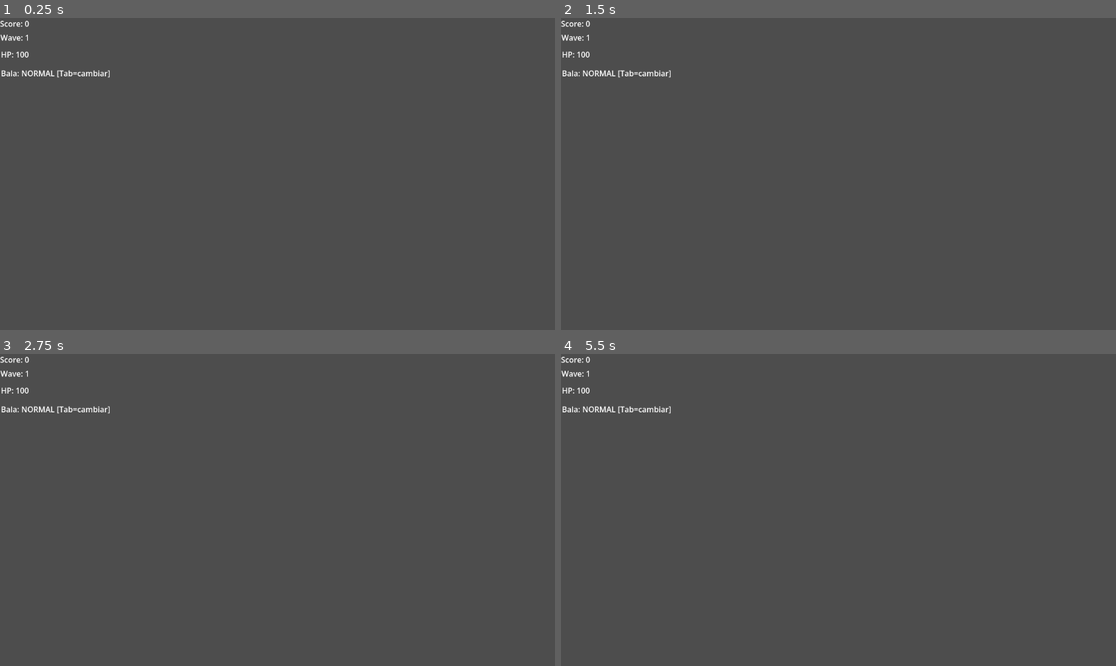
Above: before the commit, frames 1-4 (two rows, left to right).
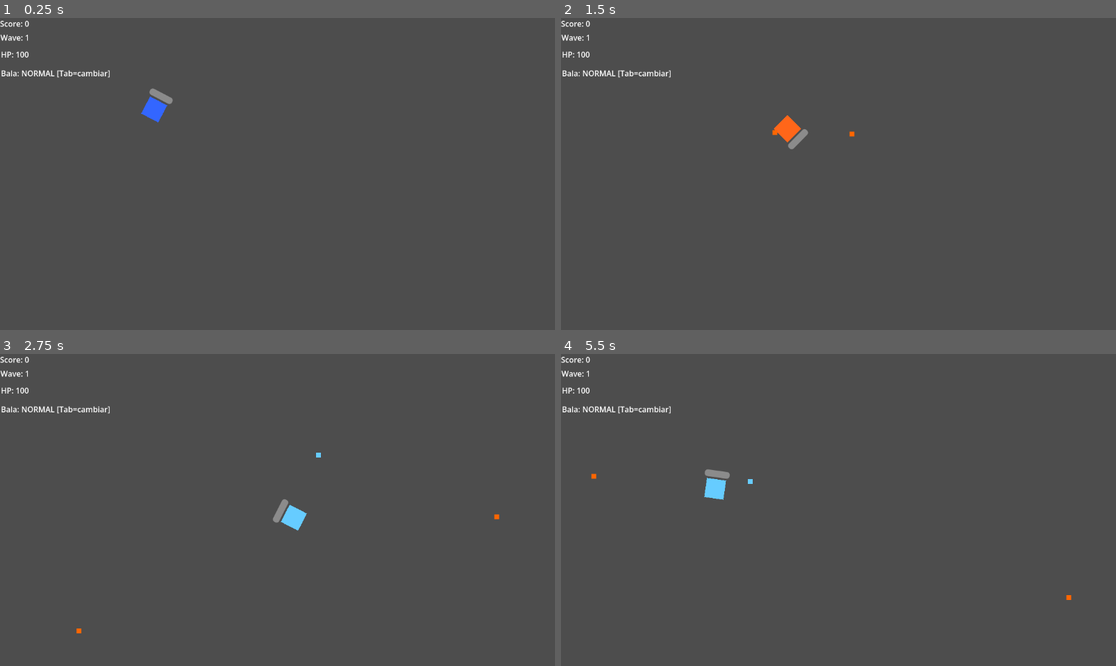
Above: after the commit, the same moments.

Repository: lvaldivia/topicos_videojuegos2026
Game: Godot game, scene res://scenes/Main.tscn
The game is run twice, just before and just after one commit, with the same random seed, the same clock (stepped at 60 frames per second) and the same inputs.
Inputs (mouse positions are in pixels of both pictures, inside the frame that each line leads up to):
- Up to frame 1 (0.25 s): no input
- Up to frame 2 (1.5 s): tap Enter at 0.5 s; move the mouse to (960, 158) at 0.52 s; hold Right (ui_right) 0.53-1.28 s; tap Tab (ui_focus_next) at 0.6 s; click (960, 158) at 0.8 s; move the mouse to (727, 189) at 1.27 s; hold Down (ui_down) from 1.28 s (still down); click (727, 189) at 1.35 s
- Up to frame 3 (2.75 s): tap Tab (ui_focus_next) at 1.55, 2.1 s; move the mouse to (333, 441) at 2.02 s; release Down (ui_down) at 2.03 s; hold Right (ui_right) from 2.03 s (still down); click (333, 441) at 2.3 s
- Up to frame 4 (5.5 s): move the mouse to (810, 572) at 2.77 s; release Right (ui_right) at 2.78 s; hold Up (ui_up) 2.78-3.53 s; click (810, 572) at 2.85 s; tap Tab (ui_focus_next) at 3.05, 3.6, 4.55, 5.1 s; move the mouse to (1005, 556) at 3.52 s; hold Left (ui_left) 3.53-5.03 s; click (1005, 556) at 3.8 s; move the mouse to (672, 463) at 4.27 s; click (672, 463) at 4.35 s; move the mouse to (866, 510) at 5.02 s; hold Down (ui_down) from 5.03 s (still down); click (866, 510) at 5.3 s

The runs differ from the first frame. In frame 1, 0.3% of the frame differs, in the area x 25-32%, y 22-34%; in frame 2, 0.4%; in frame 3, 0.4%; in frame 4, 0.4%, in the area x 5-92%, y 36-79%.

Commit message:
player + balas

Diff:
--- a/Clase05/project.godot
+++ b/Clase05/project.godot
@@ -19,6 +19,14 @@
 
 GameManager="*uid://dg2wskakrln4y"
 
+[input]
+
+shoot={
+"deadzone": 0.5,
+"events": [Object(InputEventMouseButton,"resource_local_to_scene":false,"resource_name":"","device":-1,"window_id":0,"alt_pressed":false,"shift_pressed":false,"ctrl_pressed":false,"meta_pressed":false,"button_mask":0,"position":Vector2(0, 0),"global_position":Vector2(0, 0),"factor":1.0,"button_index":1,"canceled":false,"pressed":false,"double_click":false,"script":null)
+]
+}
+
 [physics]
 
 3d/physics_engine="Jolt Physics"
--- a/Clase05/scenes/Main.tscn
+++ b/Clase05/scenes/Main.tscn
@@ -1,6 +1,9 @@
 [gd_scene format=3 uid="uid://ff0k0hibk5js"]
 
+[ext_resource type="Script" uid="uid://de2h3kxg3ak6q" path="res://scripts/Main.gd" id="1_elqb8"]
+
 [node name="Main" type="Node2D" unique_id=1289973133]
+script = ExtResource("1_elqb8")
 
 [node name="UI" type="CanvasLayer" parent="." unique_id=743438889]
 
--- a/Clase05/scenes/bullets/FireBullet.tscn
+++ b/Clase05/scenes/bullets/FireBullet.tscn
@@ -1,6 +1,6 @@
 [gd_scene format=3 uid="uid://dapkrgfnstqn7"]
 
-[ext_resource type="Script" uid="uid://fpcuqpnr6kpc" path="res://scripts/FireBullet.gd" id="1_mjpf0"]
+[ext_resource type="Script" uid="uid://fpcuqpnr6kpc" path="res://scripts/Objects/Bullets/FireBullet.gd" id="1_mjpf0"]
 
 [sub_resource type="CircleShape2D" id="CircleShape2D_cva03"]
 radius = 6.0
--- a/Clase05/scenes/bullets/IceBullet.tscn
+++ b/Clase05/scenes/bullets/IceBullet.tscn
@@ -1,6 +1,6 @@
 [gd_scene format=3 uid="uid://dxx31s7eqbynm"]
 
-[ext_resource type="Script" uid="uid://c5q7dso864r33" path="res://scripts/IceBullet.gd" id="1_kjtvf"]
+[ext_resource type="Script" uid="uid://c5q7dso864r33" path="res://scripts/Objects/Bullets/IceBullet.gd" id="1_kjtvf"]
 
 [sub_resource type="CircleShape2D" id="CircleShape2D_cva03"]
 radius = 6.0
--- a/Clase05/scenes/bullets/NormalBullet.tscn
+++ b/Clase05/scenes/bullets/NormalBullet.tscn
@@ -1,6 +1,6 @@
 [gd_scene format=3 uid="uid://ciww2n7ltn361"]
 
-[ext_resource type="Script" uid="uid://bt1jl8aeyoxu1" path="res://scripts/NormalBullet.gd" id="1_g07y8"]
+[ext_resource type="Script" uid="uid://bt1jl8aeyoxu1" path="res://scripts/Objects/Bullets/NormalBullet.gd" id="1_g07y8"]
 
 [sub_resource type="CircleShape2D" id="CircleShape2D_cva03"]
 radius = 6.0
--- a/Clase05/scenes/bullets/PoisonBullet.tscn
+++ b/Clase05/scenes/bullets/PoisonBullet.tscn
@@ -1,6 +1,6 @@
 [gd_scene format=3 uid="uid://c2ahg6ku43qv"]
 
-[ext_resource type="Script" uid="uid://da6vmtcjqjvv2" path="res://scripts/PoisonBullet.gd" id="1_5q1sf"]
+[ext_resource type="Script" uid="uid://da6vmtcjqjvv2" path="res://scripts/Objects/Bullets/PoisonBullet.gd" id="1_5q1sf"]
 
 [sub_resource type="CircleShape2D" id="CircleShape2D_cva03"]
 radius = 6.0
--- a/Clase05/scenes/characters/Player.tscn
+++ b/Clase05/scenes/characters/Player.tscn
@@ -1,6 +1,6 @@
 [gd_scene format=3 uid="uid://c2msia28s3see"]
 
-[ext_resource type="Script" uid="uid://c5cugp5opayda" path="res://scripts/Player.gd" id="1_pq8s5"]
+[ext_resource type="Script" uid="uid://c5cugp5opayda" path="res://scripts/Objects/Player.gd" id="1_pq8s5"]
 
 [sub_resource type="RectangleShape2D" id="RectangleShape2D_msnu2"]
 size = Vector2(39, 37)
--- /dev/null
+++ b/Clase05/scripts/Facade/GameFacade.gd
@@ -0,0 +1,17 @@
+class_name GameFacade
+extends Node
+
+var _parent:Node
+var _player:Player = null
+
+func setup(parent:Node)->void:
+	_parent = parent
+	GameManager.reset()
+	print('[Facade] Game init')
+
+func spawn_player(pos:Vector2 = Vector2(320,190))->Player:
+	_player = load("res://scenes/characters/Player.tscn").instantiate()
+	_parent.add_child(_player)
+	_player.global_position = pos
+	print('[Facade] Player spawn')
+	return _player
--- /dev/null
+++ b/Clase05/scripts/Main.gd
@@ -0,0 +1,11 @@
+extends Node
+
+
+var facade:GameFacade = GameFacade.new()
+
+func _ready() -> void:
+	add_child(facade)
+	facade.setup(self)
+	var player: Player = facade.spawn_player()
+	await get_tree().create_timer(0.5).timeout
+	print('comenzar olas')
--- /dev/null
+++ b/Clase05/scripts/Objects/Enemy/Enemy.gd
@@ -0,0 +1,67 @@
+class_name Enemy
+extends CharacterBody2D
+
+@export var max_health: int = 60
+@export var speed :float =80.0
+@export var damaage: int = 10
+@export var score_value = int = 10
+@onready var visual:ColorRect = $Visual
+@onready var health_bar:ProgressBar = $HealthBar
+var current_health : int
+var is_alive: bool = true
+var _dot_timer:float = 0.0
+var _dot_duration:float = 0.0
+var _slow_timer:float = 0.0
+var _base_speed: float = 0.0
+
+func _ready()->void:
+		_setup()
+		current_health = max_health
+		health_bar.max_value = max_health
+		health_bar.value = current_health
+		_base_speed = speed
+		add_to_group('enemies')
+
+func _setup()->void:
+	pass
+
+func _process(delta: float) -> void:
+	if not is_alive: return
+	_process_dots(delta)
+	_proces_slow(delta)
+	_move_towards_player(delta)
+
+func _move_towards_player(delta:float)->void:
+	var players = get_tree().get_nodes_in_group("player")
+	if players.is_empty():return
+	var player:Player = players[0]
+	var dir:Vector2 = (player.global_position - global_position).normalized()
+	velocity = dir * speed
+	move_and_slide()
+
+func _process_dots(delta:float)->void:
+	if _dot_duration <=0: return
+	_dot_duration -=delta
+	_dot_timer -=delta
+	if _dot_timer <= 0:
+		_dot_timer = 1
+		take_damage(_dot_damage)
+	if _dot_duration <=0:
+		modulate = Color(1,1,1)
+
+func _proces_slow(delta:float)->void:
+	if _slow_timer <=0: return
+	_slow_timer -=delta
+	if _slow_timer <=0:
+		speed = _base_speed
+		modulate =Color(1,1,1)
+
+func take_damage(amount:int):
+	if not is_alive: return
+	current_health = clamp(current_health-amount,0,max_health)
+	health_bar.value = current_health
+	if current_health <= 0:
+		die()
+
+func die()->void:
+	pass
--- /dev/null
+++ b/Clase05/scripts/Objects/Player.gd
@@ -0,0 +1,86 @@
+class_name Player
+extends CharacterBody2D
+
+@export var speed: float = 200.0
+@export var max_health : int = 100
+@export var fire_rate: float = 0.2
+
+@onready  var visual: ColorRect = $Visual
+@onready var health_bar :ProgressBar = $HealthBar
+
+var current_health : int = 0
+var is_alive : bool = true
+var _fire_timer :float = 0.0
+var current_bullet :BulletFactory.BulletType = BulletFactory.BulletType.NORMAL
+var _bullet_proto: Bullet = null
+
+signal player_died()
+signal health_changed(current:int,max_hp:int)
+
+func _ready() -> void:
+	current_health = max_health
+	health_bar.max_value = max_health
+	health_bar.value = current_health
+	add_to_group('player')
+	if visual: visual.color = Color(0.2,0.4,1.0)
+	print('[Player] ready | HP ',max_health)
+
+func _process(delta: float) -> void:
+	if not is_alive: return
+	_move(delta)
+	_handle_shoot(delta)
+	_handle_bullet_switch()
+
+func _move(delta:float)->void:
+	var dir = Input.get_vector("ui_left",'ui_right','ui_up','ui_down')
+	velocity = dir * speed
+	move_and_slide()
+	look_at(get_global_mouse_position())
+
+func _handle_shoot(delta:float)->void:
+	_fire_timer -=delta
+	if Input.is_action_just_pressed("shoot") and _fire_timer <=0:
+		_fire_timer = fire_rate
+		_shoot()
+
+func _shoot()->void:
+	var dir:Vector2 = (get_global_mouse_position() - global_position).normalized()
+	var bullet: Bullet;
+	if _bullet_proto != null and _bullet_proto.scene_file_path != "":
+		bullet = BulletPrototype.clone(_bullet_proto,global_position,dir)
+	else:
+		bullet = BulletFactory.create(current_bullet,global_position,dir)
+		_bullet_proto = bullet
+	if bullet:
+		get_tree().root.add_child(bullet)
+
+
+func _handle_bullet_switch()->void:
+	if Input.is_action_just_pressed("ui_focus_next"):
+		var next = (current_bullet + 1) % 4
+		current_bullet = next as BulletFactory.BulletType
+		_bullet_proto = null
+		_update_color()
+		print('[Player] Bullet ',BulletFactory.BulletType.keys()[current_bullet])
+
+func _update_color()->void:
+	if not is_alive: return
+	match current_bullet:
+		BulletFactory.BulletType.NORMAL: visual.color = Color(0.2,0.4,1.0)
+		BulletFactory.BulletType.FIRE: visual.color = Color(1.0,0.4,0.1)
+		BulletFactory.BulletType.POISON: visual.color = Color(0.2,0.9,0.2)
+		BulletFactory.BulletType.ICE: visual.color = Color(0.4,0.8,1.0)
+
+func take_damage(amount:int)->void:
+	if not is_alive: return
+	current_bullet = clamp(current_bullet-amount,0,max_health)
+	health_bar.value = current_health
+	health_changed.emit(current_health,max_health)
+	if current_health <=0:
+		die()
+
+func die()->void:
+	is_alive = false
+	player_died.emit()
+	GameManager.trigger_game_over()
+	if visual: visual.color = Color(0.3,0.3,0.3)
--- a/Clase05/scripts/Player.gd
+++ /dev/null
@@ -1,42 +0,0 @@
-class_name Player
-extends CharacterBody2D
-
-@export var speed: float = 200.0
-@export var max_health : int = 100
-@export var fire_rate: float = 0.2
-
-@onready  var visual: ColorRect = $Visual
-@onready var health_bar :ProgressBar = $HealthBar
-
-var current_health : int = 0
-var is_alive : bool = true
-var _fire_timer :float = 0.0
-var current_bullet
-var _bullet_proto
-
-signal player_died()
-signal health_changed(current:int,max_hp:int)
-
-func _process(delta: float) -> void:
-	if not is_alive: return
-	_move(delta)
-	_handle_shoot(delta)
-	_handle_bullet_switch()
-
-func _move(delta:float)->void:
-	var dir = Input.get_vector("ui_left",'ui_right','ui_up','ui_down')
-	velocity = dir * speed
-	move_and_slide()
-	look_at(get_global_mouse_position())
-
-func _handle_shoot(delta:float)->void:
-	_fire_timer -=delta
-	if Input.is_action_just_pressed("shoot") and _fire_timer <=0:
-		_fire_timer = fire_rate
-		_shoot()
-
-func _shoot()->void:
-	pass
-
-func _handle_bullet_switch()->void:
-	pass
Not shown, added: Clase05/scripts/Facade/GameFacade.gd.uid
Renamed: Clase05/scripts/BulletFactory.gd -> Clase05/scripts/Factory/BulletFactory.gd
Renamed: Clase05/scripts/BulletFactory.gd.uid -> Clase05/scripts/Factory/BulletFactory.gd.uid
Not shown, added: Clase05/scripts/Main.gd.uid
Renamed: Clase05/scripts/Bullet.gd -> Clase05/scripts/Objects/Bullets/Bullet.gd
Renamed: Clase05/scripts/Bullet.gd.uid -> Clase05/scripts/Objects/Bullets/Bullet.gd.uid
Renamed: Clase05/scripts/FireBullet.gd -> Clase05/scripts/Objects/Bullets/FireBullet.gd
Renamed: Clase05/scripts/FireBullet.gd.uid -> Clase05/scripts/Objects/Bullets/FireBullet.gd.uid
Renamed: Clase05/scripts/IceBullet.gd -> Clase05/scripts/Objects/Bullets/IceBullet.gd
Renamed: Clase05/scripts/IceBullet.gd.uid -> Clase05/scripts/Objects/Bullets/IceBullet.gd.uid
Renamed: Clase05/scripts/NormalBullet.gd -> Clase05/scripts/Objects/Bullets/NormalBullet.gd
Renamed: Clase05/scripts/NormalBullet.gd.uid -> Clase05/scripts/Objects/Bullets/NormalBullet.gd.uid
(and 6 more such lines)
